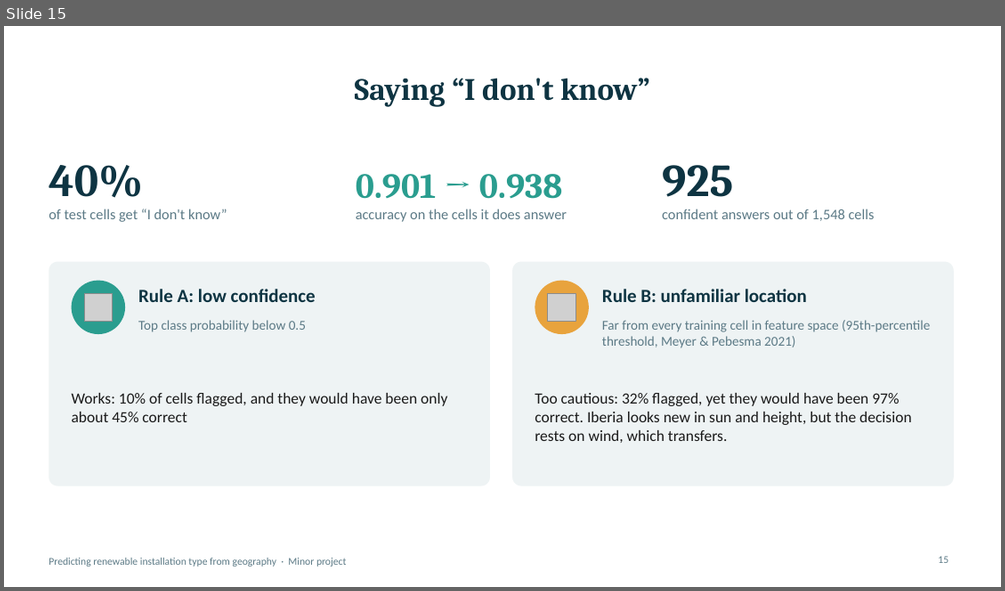
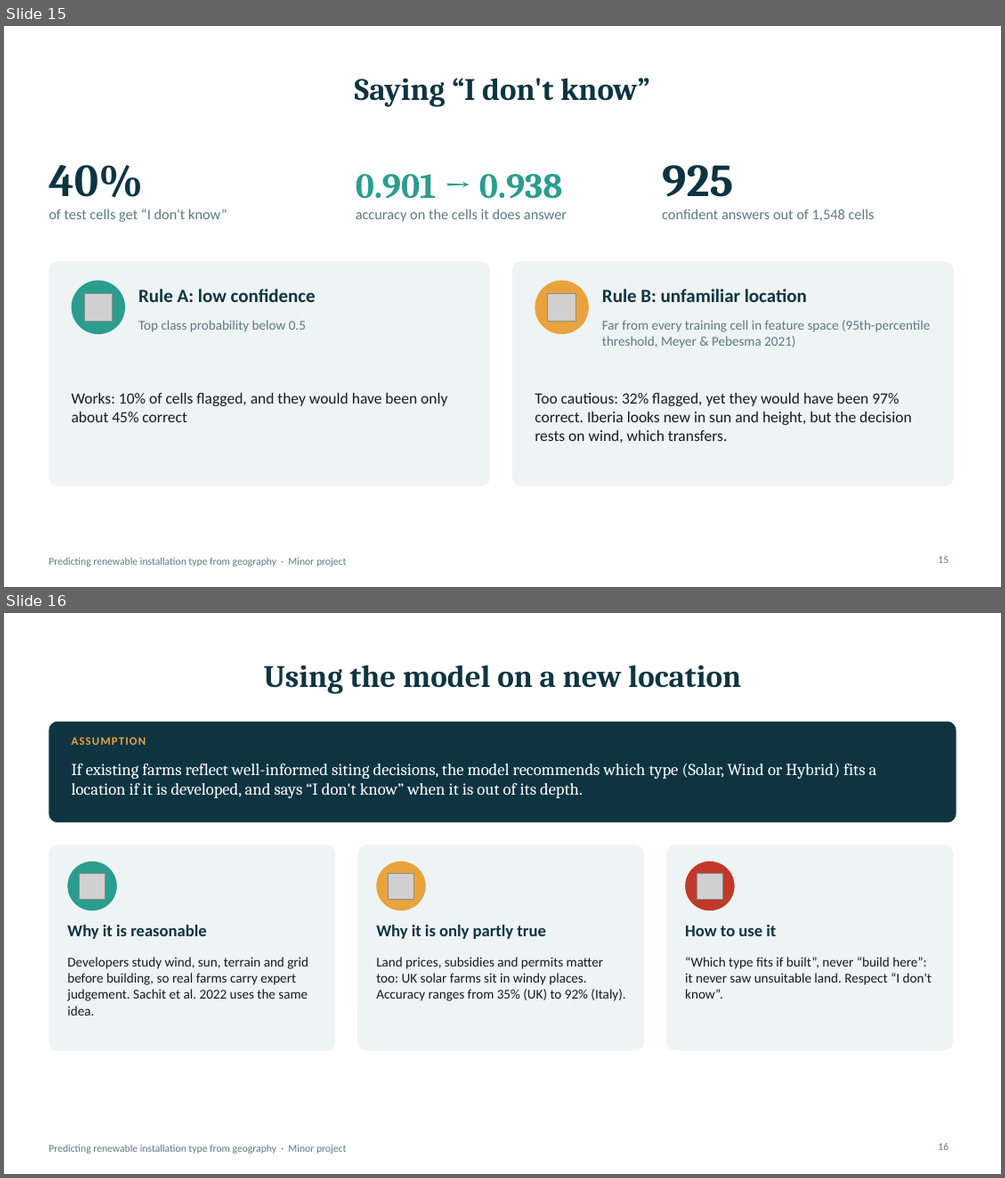
Before and after one commit to AshutoshSinghJ/renewable-siting-ml, a slide deck: outputs/Project_Presentation.pptx. Shown one above the other, each under a label of ours: slide 15 before the commit, slides 15 and 16 after it. The pictures are 1005x591 and 1005x1178 pixels, drawn with LibreOffice and Linux fonts; fonts in the diff are those of the drawing; grey boxes stand for pictures. Boxes give left, top, right and bottom in pixels: in the first picture for what was removed or moved away, otherwise in the second. Text is boxed around its words. In the diff, an @@ line names an element or a change of style, - is before the commit and + after.

Commit message:
Add assumption for new locations and full reference table
- Report: new section 7.2 stating the "existing farms are well sited"
  assumption, why it is reasonable, why it is only partly true, and how
  to use the model; references now say what each was used for (added
  Breiman, Lundberg & Lee, Lundberg 2020, Horn, Efron & Tibshirani,
  scikit-learn, data sources; removed unverified Wu 2026).
- Slides: new "Using the model on a new location" slide; references as
  a two-column table.
- Viva guide: assumption and confidence questions, reference table.

```diff
--- a/outputs/Project_Presentation.pptx
+++ b/outputs/Project_Presentation.pptx
@@ slide 16 added at (4,613,1001,1174), background #FFFFFF; not listed: 1 template element that a slide beside it also shows @@
@@ title added at (264,665,741,694), 30 pt, text #0E3442, bold @@
+Using the model on a new location
@@ rounded rectangle added at (48,722,956,822), fill #0E3442 @@
@@ text added at (72,737,146,745), 11 pt, text #E8A33D, bold @@
+ASSUMPTION
@@ text added at (72,763,877,798), 16 pt, text #FFFFFF @@
+If existing farms reflect well-informed siting decisions, the model recommends which type (Solar, Wind or Hybrid) fits a location if it is developed, and says “I don't know” when it is out of its depth.
@@ rounded rectangle added at (48,844,335,1051), fill #EEF3F4 @@
@@ rounded rectangle added at (357,844,644,1051), fill #EEF3F4 @@
@@ rounded rectangle added at (666,844,953,1051), fill #EEF3F4 @@
@@ ellipse added at (67,861,117,910), fill #2A9D8F @@
@@ picture added at (80,873,105,899) @@
@@ ellipse added at (376,861,426,910), fill #E8A33D @@
@@ picture added at (388,873,413,899) @@
@@ ellipse added at (685,861,735,910), fill #C0392B @@
@@ picture added at (697,873,722,899) @@
@@ text added at (67,925,206,939), 16 pt, text #0E3442, bold @@
+Why it is reasonable
@@ text added at (376,925,545,939), 16 pt, text #0E3442, bold @@
+Why it is only partly true
@@ text added at (685,925,776,936), 16 pt, text #0E3442, bold @@
+How to use it
@@ text added at (67,957,308,1015), 13 pt, text #1A1A1A @@
+Developers study wind, sun, terrain and grid before building, so real farms carry expert judgement. Sachit et al. 2022 uses the same idea.
@@ text added at (376,957,625,1001), 13 pt, text #1A1A1A @@
+Land prices, subsidies and permits matter too: UK solar farms sit in windy places. Accuracy ranges from 35% (UK) to 92% (Italy).
@@ text added at (685,957,931,998), 13 pt, text #1A1A1A @@
+“Which type fits if built”, never “build here”: it never saw unsuitable land. Respect “I don't know”.
@@ page number added at (938,1143,948,1150), 10 pt, text #5C7A86 @@
+16
```
Also in this commit, not shown: 1 slide changed, 4 other files.
